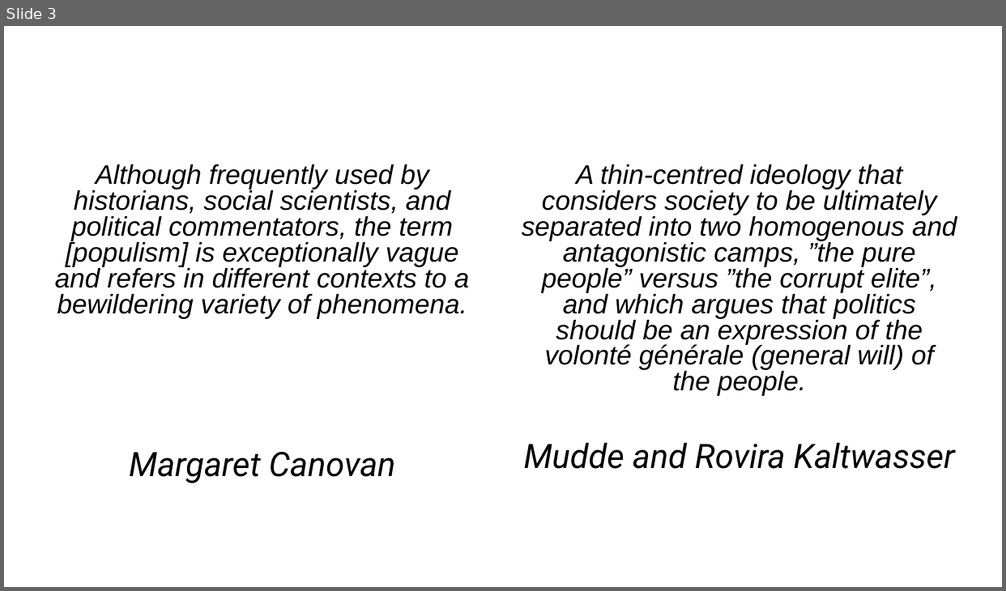
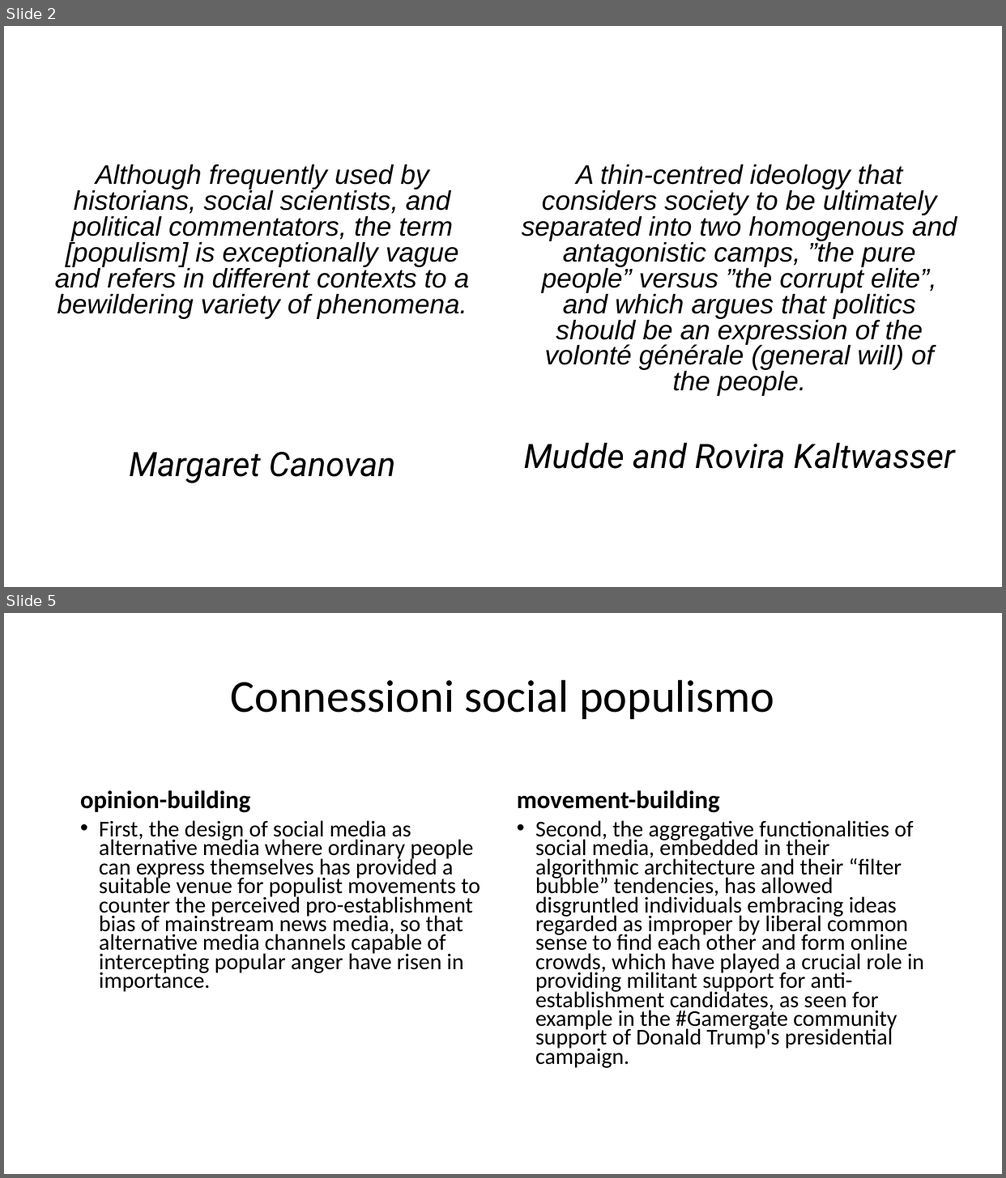
Before and after one commit to AleMelonss/programmation, a slide deck: PresentazionePOLDIG.pptx. Shown one above the other, each under a label of ours: slide 3 before the commit, slides 2 and 5 after it; the slides between them are not shown. The pictures are 1006x591 and 1006x1178 pixels, drawn with LibreOffice and Linux fonts; fonts in the diff are those of the drawing; background and template pictures are left out. Boxes give left, top, right and bottom in pixels: in the first picture for what was removed or moved away, otherwise in the second. Text is boxed around its words. In the diff, an @@ line names an element or a change of style, - is before the commit and + after.

```diff
--- a/PresentazionePOLDIG.pptx
+++ b/PresentazionePOLDIG.pptx
@@ slide 5 added at [4,613,1002,1174], background picture (left out) @@
@@ title added at [230,679,774,719], 44 pt, text #000000 @@
+Connessioni social populismo
@@ text added at [80,790,250,813], 24 pt, text #000000, bold @@
+opinion-building
@@ text added at [517,790,720,813], 24 pt, text #000000, bold @@
+movement-building
@@ text added at [99,820,480,992], 21.7 pt, text #000000 @@
+• First, the design of social media as alternative media where ordinary people can express themselves has provided a suitable venue for populist movements to counter the perceived pro-establishment bias of mainstream news media, so that alternative media channels capable of intercepting popular anger have risen in importance.
@@ text added at [535,820,924,1068], 21.7 pt, text #000000 @@
+• Second, the aggregative functionalities of social media, embedded in their algorithmic architecture and their “filter bubble” tendencies, has allowed disgruntled individuals embracing ideas regarded as improper by liberal common sense to find each other and form online crowds, which have played a crucial role in providing militant support for anti-establishment candidates, as seen for example in the #Gamergate community support of Donald Trump's presidential campaign.
@@ what was slide 3 is now slide 2 @@
```
Also in this commit, not shown: 2 slides changed, 2 other slides added.
